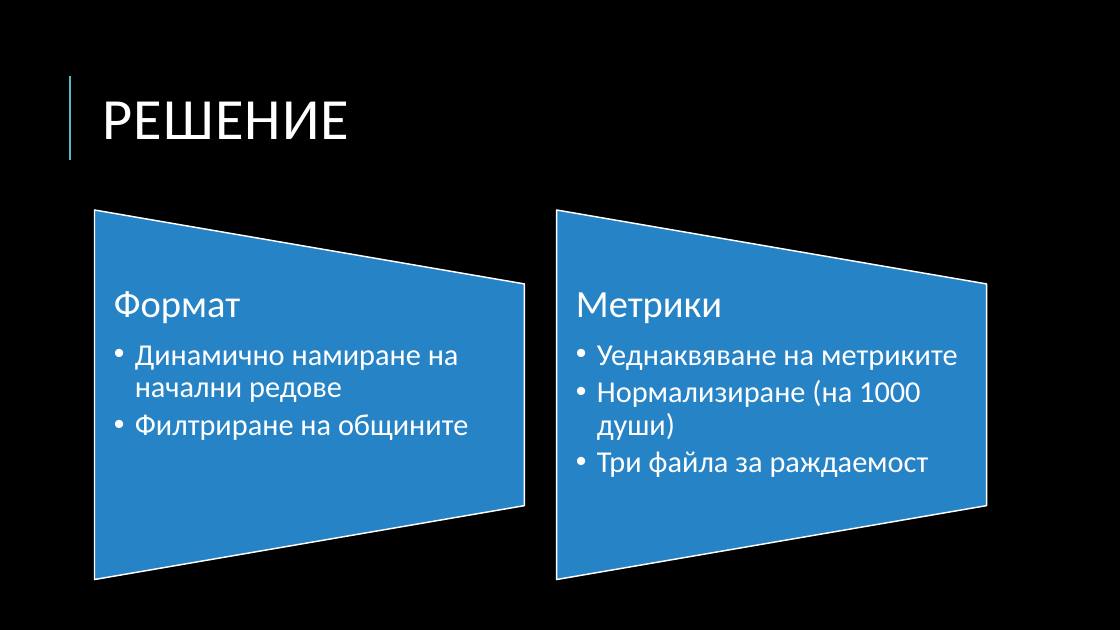
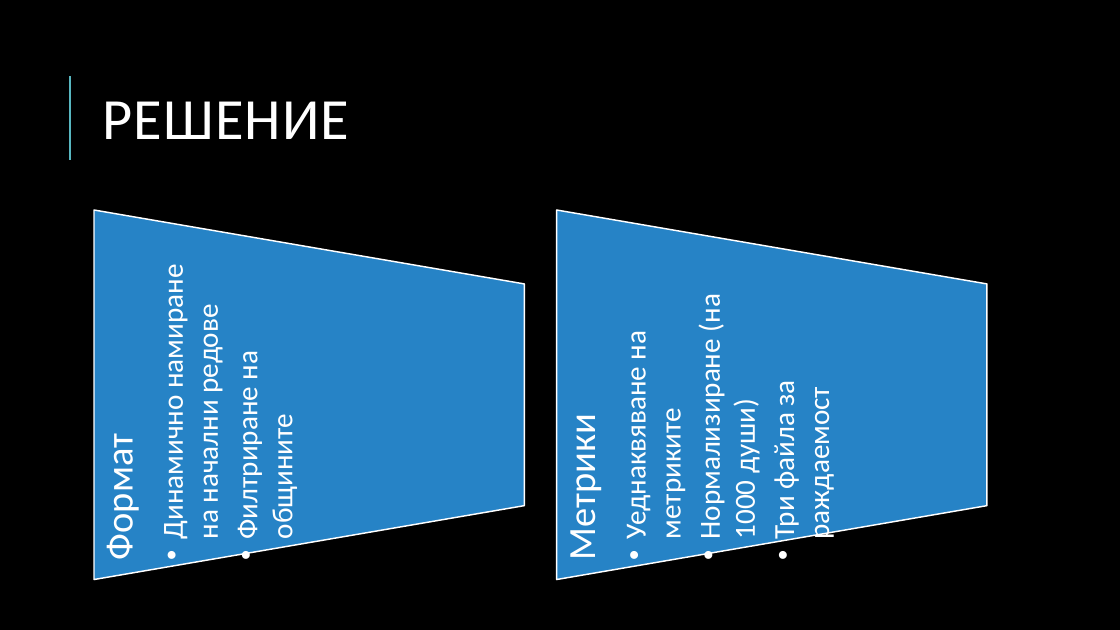
Before and after one commit to sarabadjieva/MITM322_DataMining, a slide deck: slide 9 of MITM322_F102014_Presentation.pptx. Drawn at 1120x630 pixels with LibreOffice and Linux fonts; fonts in the diff are those of the drawing. Boxes give left, top, right and bottom in pixels: in the first picture for what was removed or moved away, otherwise in the second. Text is boxed around its words. In the diff, an @@ line names an element or a change of style, - is before the commit and + after.

```diff
--- a/MITM322_F102014_Presentation.pptx
+++ b/MITM322_F102014_Presentation.pptx
@@ text "Формат": place and size @@
-text "Формат" at box(114, 291, 468, 440)
+text "Формат" at box(155, 276, 301, 537)
@@ text "Формат" at box(155, 276, 301, 537): size 26 to 25 pt in "Динамично намиране на начални редове", "Филтриране на общините"; line spacing 0.9 to 1; bullet •• to •; rotation 0 to 180 degrees @@
@@ text "Метрики": place and size @@
-text "Метрики" at box(576, 292, 958, 477)
+text "Метрики" at box(618, 297, 837, 538)
@@ text "Метрики" at box(618, 297, 837, 538): size 26 to 25 pt; line spacing 0.9 to 1; bullet •• to •; rotation 0 to 180 degrees @@
```
Also in this commit, not shown: 5 other slides changed.
